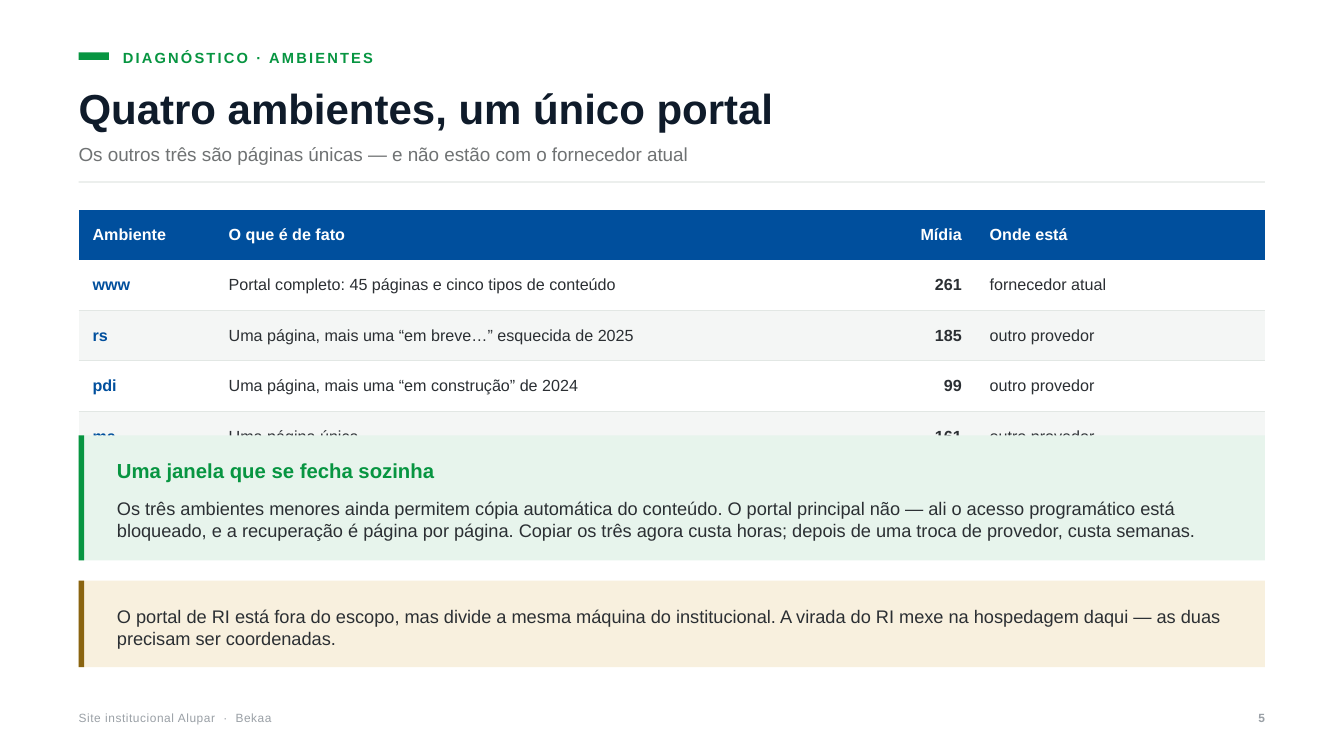
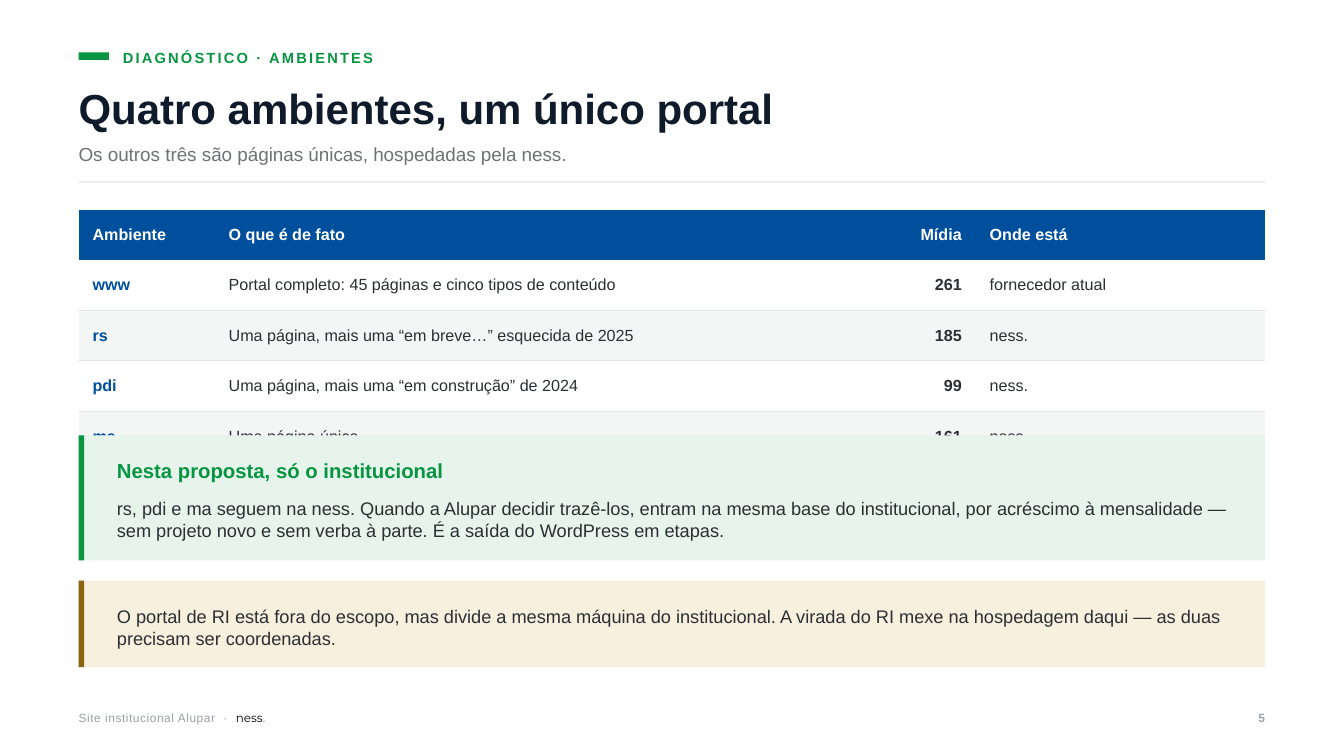
Before and after one commit to nessenergy/sitealupar, a slide deck: slide 6 of apresentacao/apresentacao-alupar.pptx. Drawn at 1344x756 pixels with LibreOffice and Linux fonts; fonts in the diff are those of the drawing. Boxes give left, top, right and bottom in pixels: in the first picture for what was removed or moved away, otherwise in the second. Text is boxed around its words. In the diff, an @@ line names an element or a change of style, - is before the commit and + after.

Commit message:
docs: proposta em mensalidade, só o institucional, em nome da ness.
A Alupar não tem verba de projeto e já paga R$ 1.500/mês à MZ só pelo
institucional. A proposta passa a ser essa mesma mensalidade, sem
entrada, por 48 meses, com a implantação amortizada dentro dela (D15).

- Apresentação: saem o slide de equipe, os nomes nas responsabilidades e
  as horas por frente; a parte de proposta vira resumo, cobertura,
  comparação com hoje e condições. A autoria passa a ser só da ness.
- rs, pdi e ma ficam fora: seguem hospedados pela ness. e entram depois
  por acréscimo na mensalidade.
- Dossiê, decisões e pendências atualizados: o valor da MZ sai da lista
  de pendências e entra o aviso prévio do contrato.

```diff
--- a/apresentacao/apresentacao-alupar.pptx
+++ b/apresentacao/apresentacao-alupar.pptx
@@ text at box(79, 147, 567, 165): text changed @@
-Os outros três são páginas únicas — e não estão com o fornecedor atual
+Os outros três são páginas únicas, hospedadas pela ness.
@@ table at box(79, 210, 1265, 440) @@
-row 3, column 4: outro provedor
+row 3, column 4: ness.
-row 4, column 4: outro provedor
+row 4, column 4: ness.
-row 5, column 4: outro provedor
+row 5, column 4: ness.
@@ text at box(117, 463, 443, 483): text changed @@
-Uma janela que se fecha sozinha
+Nesta proposta, só o institucional
@@ text at box(117, 501, 1203, 541): text changed @@
-Os três ambientes menores ainda permitem cópia automática do conteúdo. O portal principal não — ali o acesso programático está bloqueado, e a recuperação é página por página. Copiar os três agora custa horas; depois de uma troca de provedor, custa semanas.
+rs, pdi e ma seguem na ness. Quando a Alupar decidir trazê-los, entram na mesma base do institucional, por acréscimo à mensalidade — sem projeto novo e sem verba à parte. É a saída do WordPress em etapas.
@@ text at box(79, 713, 265, 724): text changed @@
-Site institucional Alupar · Bekaa
+Site institucional Alupar · ness.
```
Also in this commit, not shown: 20 other slides changed, 1 slide added, 5 slides removed, 9 other files.
